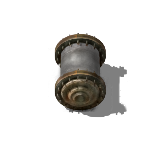
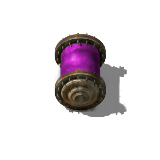
Layer changes from the first (160, 160) image to the second:
pixels changed over (60, 42, 100, 77) (layer not identified)
